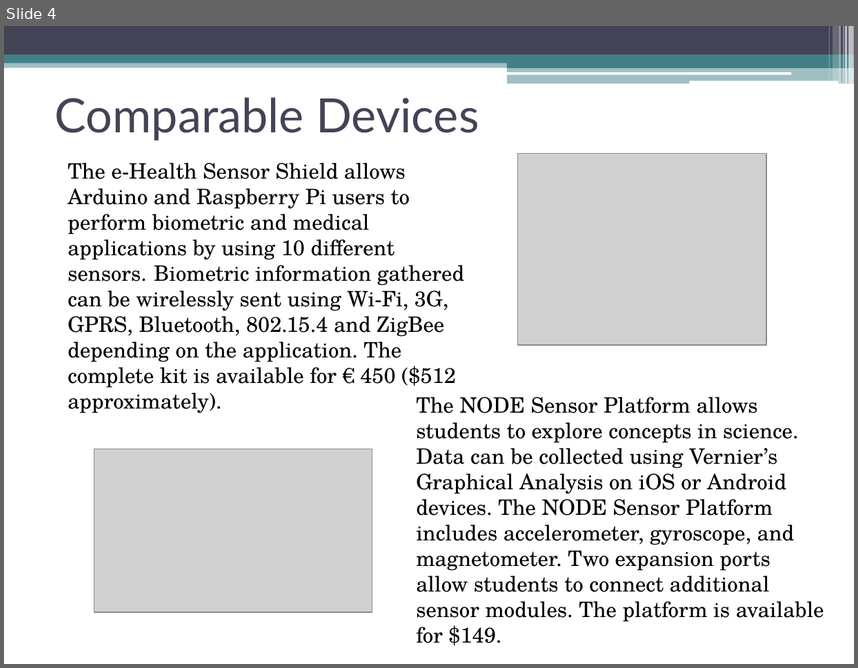
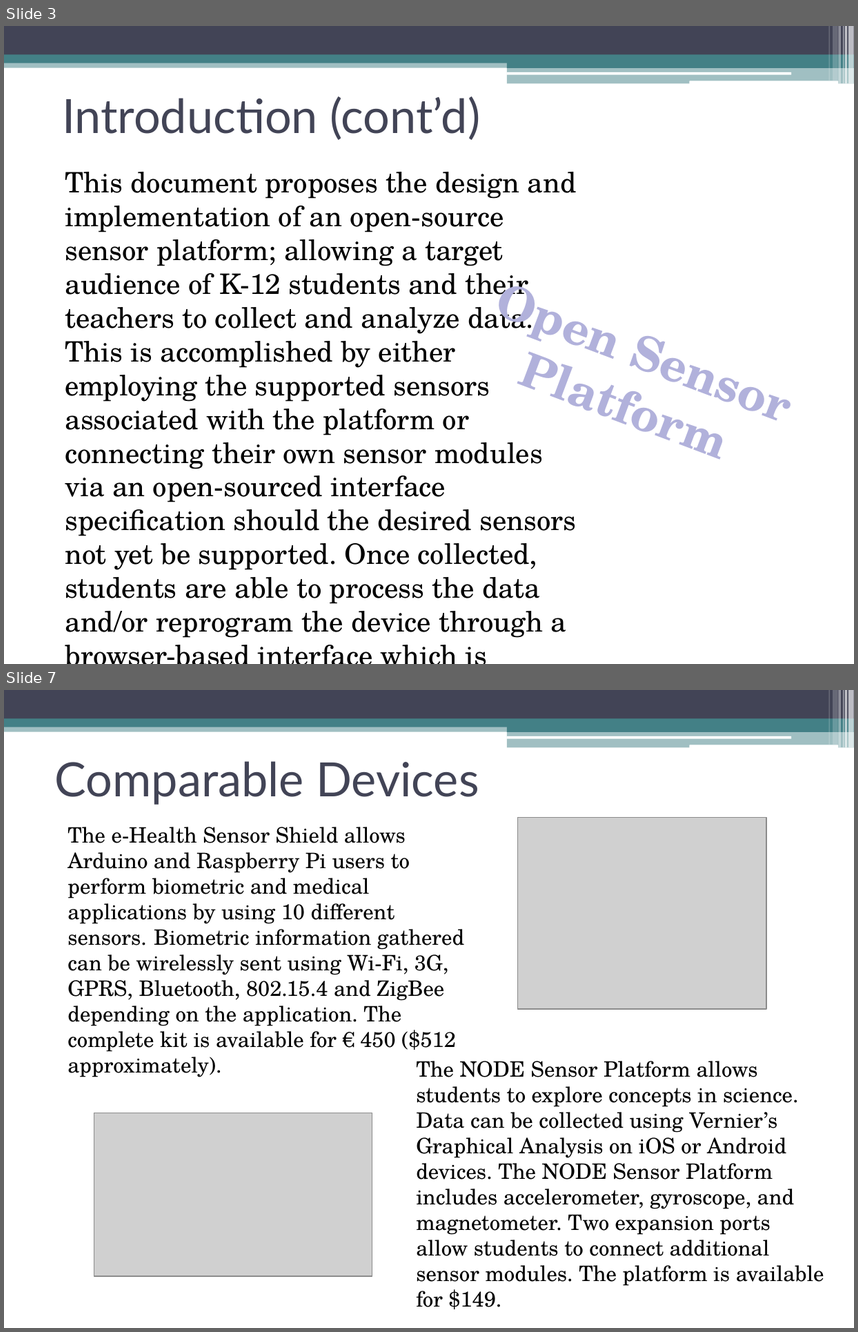
Before and after one commit to erebus-labs/sense_platform, a slide deck: Project Flow Documents/Project Documents/Powerpoint.pptx. Shown one above the other, each under a label of ours: slide 4 before the commit, slides 3 and 7 after it; the slides between them are not shown. The pictures are 858x668 and 858x1332 pixels, drawn with LibreOffice and Linux fonts; fonts in the diff are those of the drawing; grey boxes stand for pictures. Boxes give left, top, right and bottom in pixels: in the first picture for what was removed or moved away, otherwise in the second. Text is boxed around its words. In the diff, an @@ line names an element or a change of style, - is before the commit and + after.

Commit message:
Documents 2

```diff
--- a/Project Flow Documents/Project Documents/Powerpoint.pptx
+++ b/Project Flow Documents/Project Documents/Powerpoint.pptx
@@ slide 3 added at [4,26,854,664], background #FFFFFF; not listed: 13 template elements that a slide beside it also shows @@
@@ title added at [62,96,481,140], 40 pt, text #424456 @@
+Introduction (cont’d)
@@ text added at [65,172,577,637], 23.8 pt, text #000000 @@
+This document proposes the design and implementation of an open-source sensor platform; allowing a target audience of K-12 students and their teachers to collect and analyze data. This is accomplished by either employing the supported sensors associated with the platform or connecting their own sensor modules via an open-sourced interface specification should the desired sensors not yet be supported. Once collected, students are able to process the data and/or reprogram the device through a browser-based interface which is platform independent.
@@ text added at [343,212,504,463], 40 pt, text gradient #CACAE1 to #B2B3DB to #0E0F60, bold @@
+Open Sensor Platform
@@ what was slide 4 is now slide 7 @@
```
Also in this commit, not shown: 3 slides changed, 12 other slides added, 5 slides removed, 3 other files.
